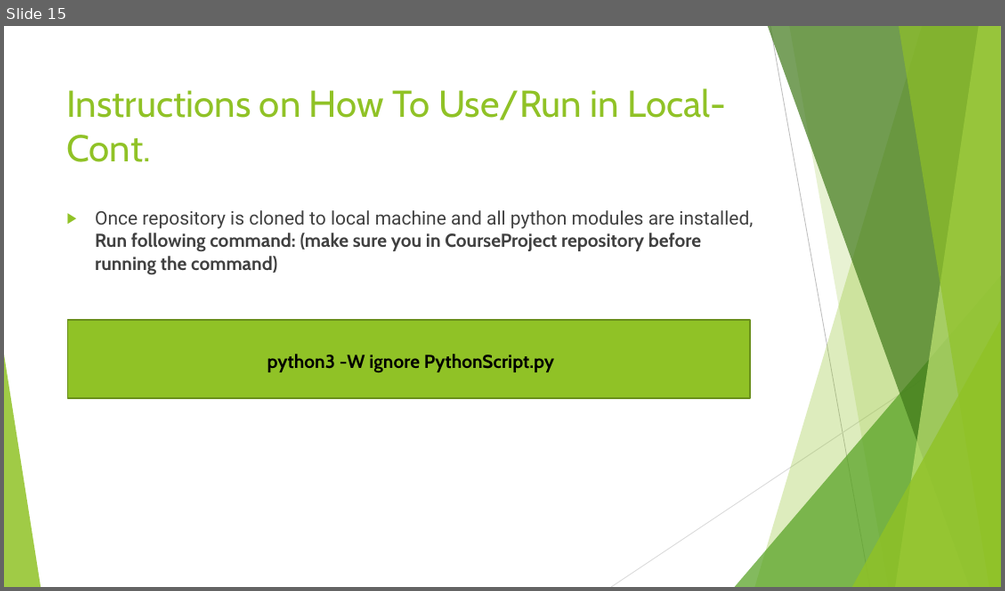
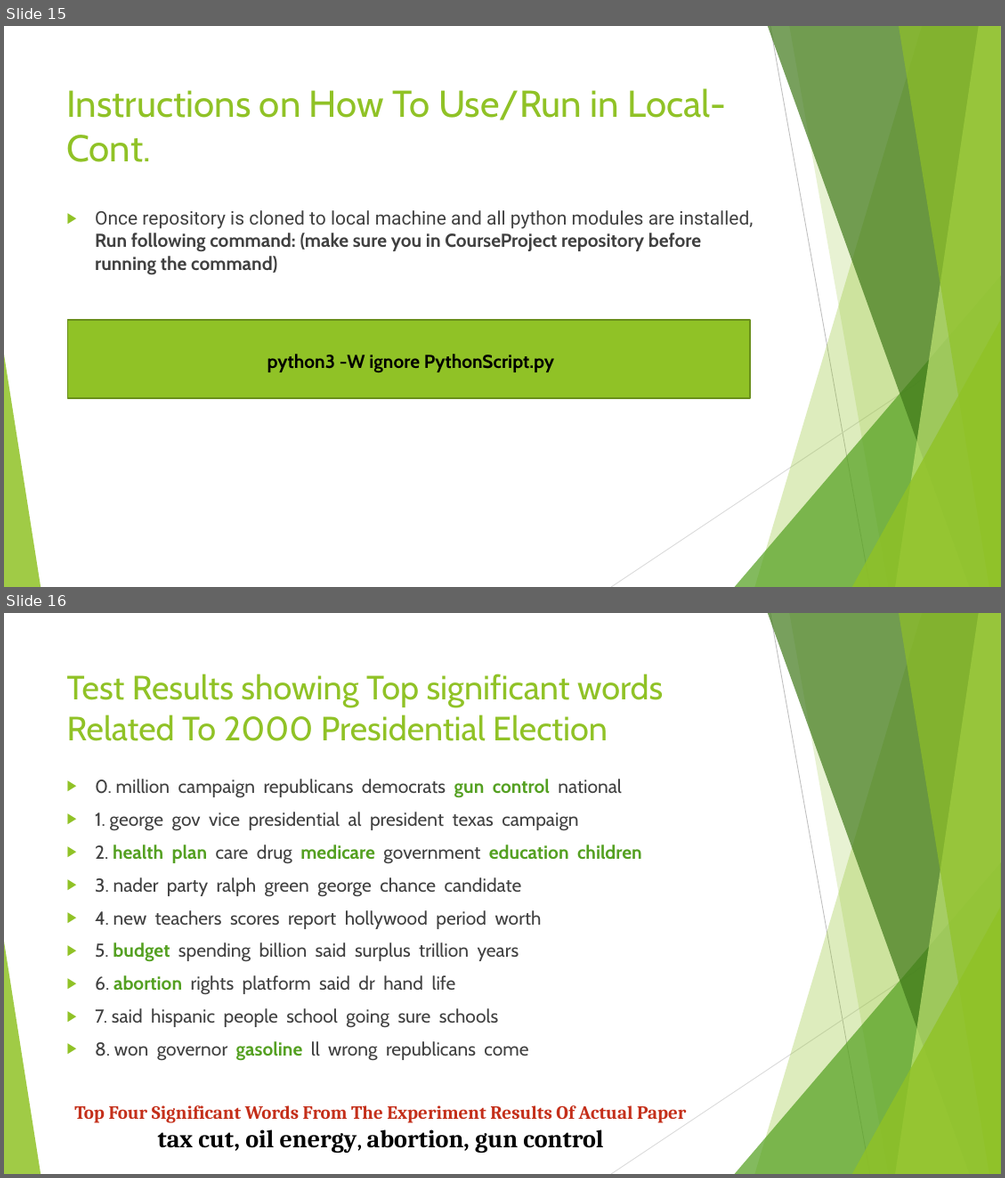
Before and after one commit to hsiddhu2/CourseProject, a slide deck: documentation/Project Presentation.pptx. Shown one above the other, each under a label of ours: slide 15 before the commit, slides 15 and 16 after it. The pictures are 1005x591 and 1005x1178 pixels, drawn with LibreOffice and Linux fonts; fonts in the diff are those of the drawing. Boxes give left, top, right and bottom in pixels: in the first picture for what was removed or moved away, otherwise in the second. Text is boxed around its words. In the diff, an @@ line names an element or a change of style, - is before the commit and + after.

```diff
--- a/documentation/Project Presentation.pptx
+++ b/documentation/Project Presentation.pptx
@@ slide 16 added at [4,613,1001,1174], background #FFFFFF; not listed: 10 template elements that a slide beside it also shows @@
@@ title added at [67,674,663,741], 32.4 pt, text #90C226 @@
+Test Results showing Top significant words Related To 2000 Presidential Election
@@ text added at [95,779,642,1061], 18 pt, text #404040 @@
+▶ 0. million campaign republicans democrats gun control national
+▶ 1. george gov vice presidential al president texas campaign
+▶ 2. health plan care drug medicare government education children
+▶ 3. nader party ralph green george chance candidate
+▶ 4. new teachers scores report hollywood period worth
+▶ 5. budget spending billion said surplus trillion years
+▶ 6. abortion rights platform said dr hand life
+▶ 7. said hispanic people school going sure schools
+▶ 8. won governor gasoline ll wrong republicans come
@@ text added at [74,1105,686,1152], 18 pt, text #C42F1A, bold @@
+Top Four Significant Words From The Experiment Results Of Actual Paper
+tax cut, oil energy, abortion, gun control
```
Also in this commit, not shown: 4 slides changed, 5 other slides added, 1 slide removed.
